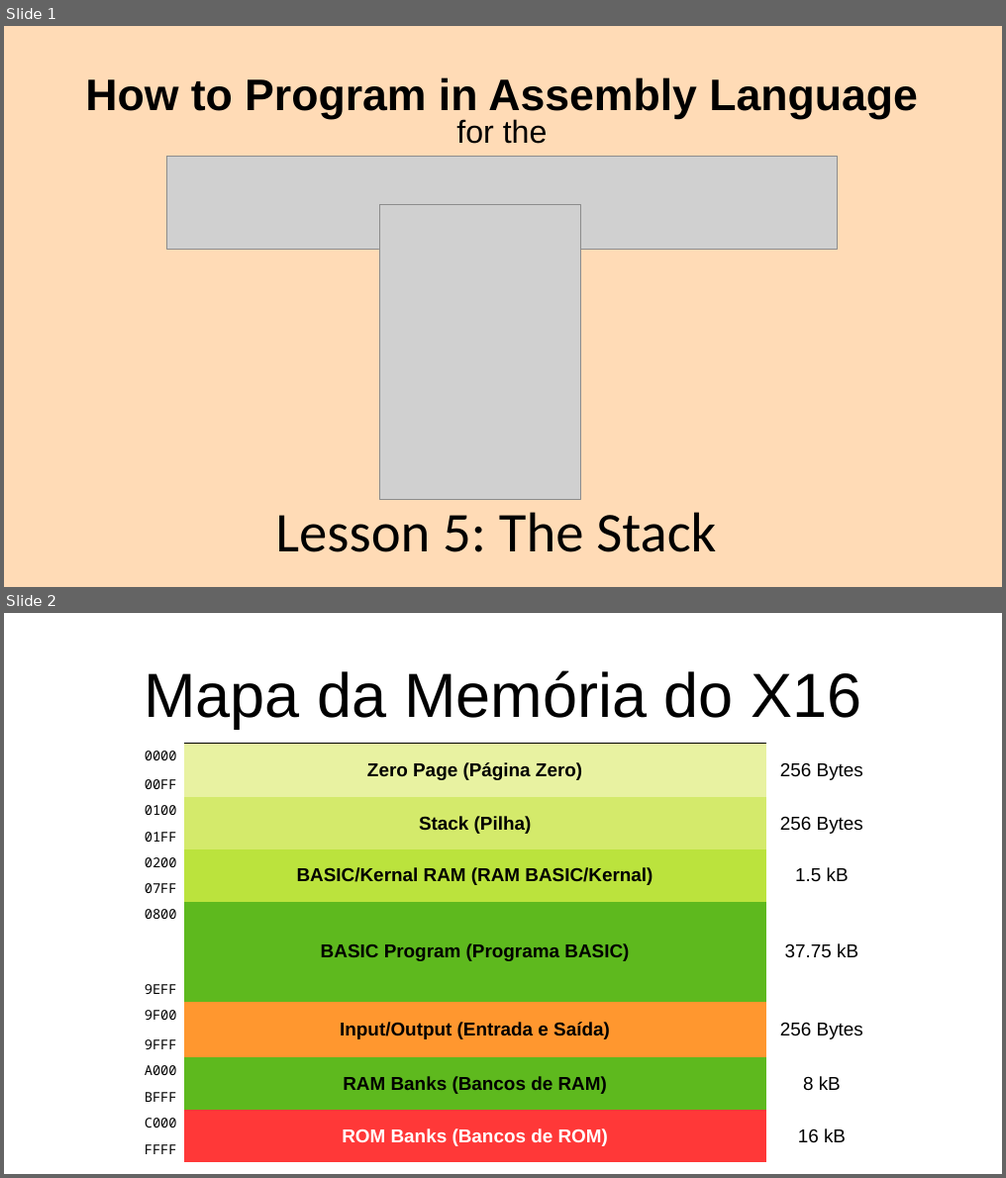
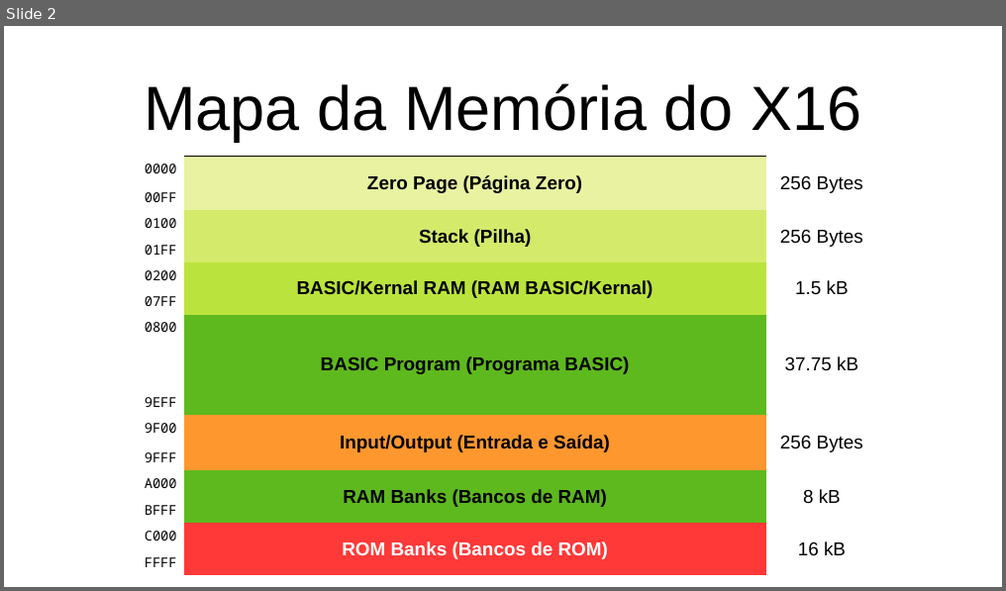
Before and after one commit to cwagnersc/x16-assembly-tutorial, a slide deck: Lesson5/Lesson5.odp. Shown one above the other, each under a label of ours: slides 1 and 2 before the commit, slide 2 after it. The pictures are 1006x1178 and 1006x591 pixels, drawn with LibreOffice and Linux fonts; fonts in the diff are those of the drawing; grey boxes stand for pictures. Boxes give left, top, right and bottom in pixels: in the first picture for what was removed or moved away, otherwise in the second. Text is boxed around its words. In the diff, an @@ line names an element or a change of style, - is before the commit and + after.

```diff
--- a/Lesson5/Lesson5.odp
+++ b/Lesson5/Lesson5.odp
@@ slide 1 removed at bbox=[4, 26, 1002, 587], background #FFDBB6 @@
@@ title removed at bbox=[85, 77, 918, 144] @@
-How to Program in Assembly Language
-for the
@@ picture removed at bbox=[167, 157, 838, 249] @@
@@ picture removed at bbox=[379, 205, 580, 500] @@
@@ subtitle removed at bbox=[275, 512, 716, 553] @@
-Lesson 5: The Stack
```
Also in this commit, not shown: 1 slide added, 2 other files.
